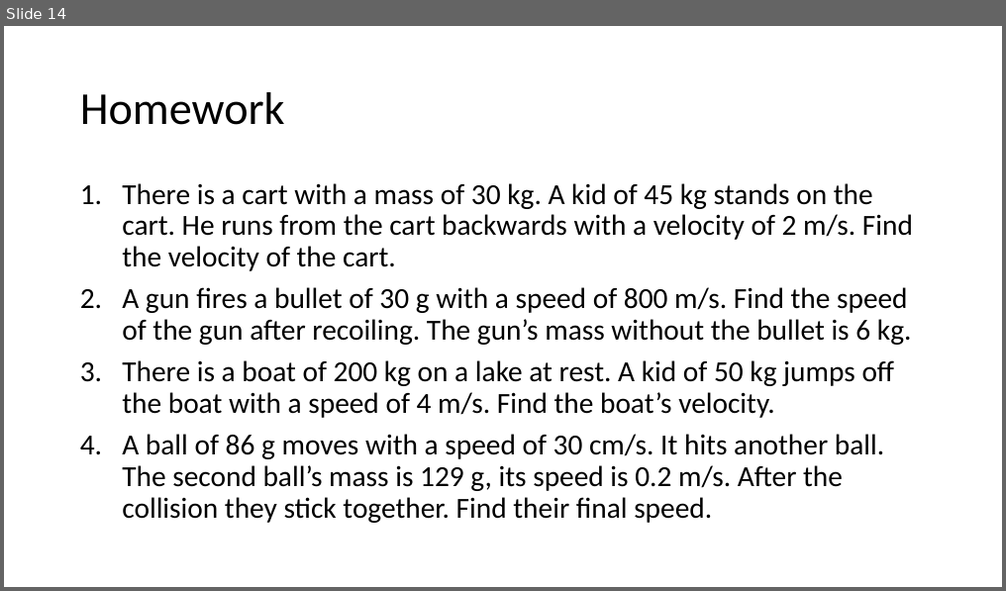
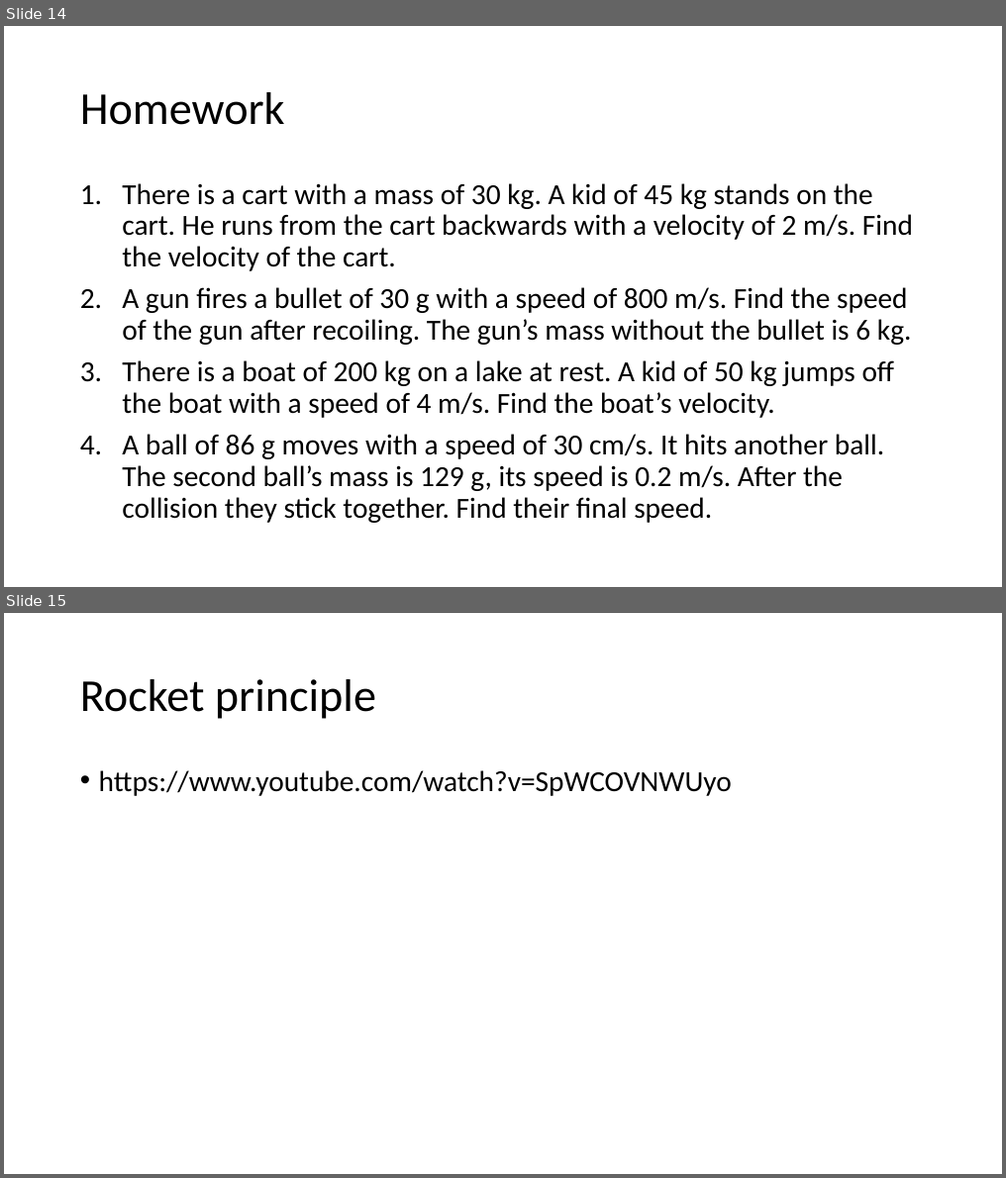
Before and after one commit to acsabai/acsabai.github.io, a slide deck: classes/Physics9ab/downloads/Momentum.pptx. Shown one above the other, each under a label of ours: slide 14 before the commit, slides 14 and 15 after it. The pictures are 1006x591 and 1006x1178 pixels, drawn with LibreOffice and Linux fonts; fonts in the diff are those of the drawing. Boxes give left, top, right and bottom in pixels: in the first picture for what was removed or moved away, otherwise in the second. Text is boxed around its words. In the diff, an @@ line names an element or a change of style, - is before the commit and + after.

```diff
--- a/classes/Physics9ab/downloads/Momentum.pptx
+++ b/classes/Physics9ab/downloads/Momentum.pptx
@@ slide 15 added at [4, 613, 1002, 1174], background #FFFFFF @@
@@ title added at [80, 679, 376, 719], 44 pt, text #000000 @@
+Rocket principle
@@ text added at [99, 770, 732, 796], 28 pt, text #000000 @@
+• https://www.youtube.com/watch?v=SpWCOVNWUyo
```
Also in this commit, not shown: 1 slide changed, 1 other slide added.
